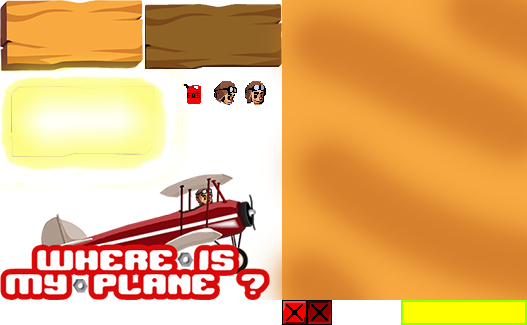
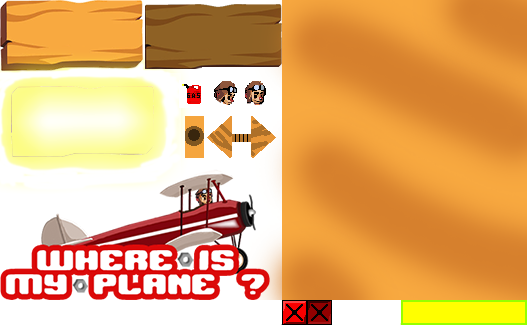
Layer changes from the first 527×325 image to the second:
added layer "Forma 3 copia" above "Forma 3" over (x1=185, y1=116, x2=276, y2=158)
added layer "Forma 3" above "Capa 1" over (x1=207, y1=116, x2=232, y2=158)
